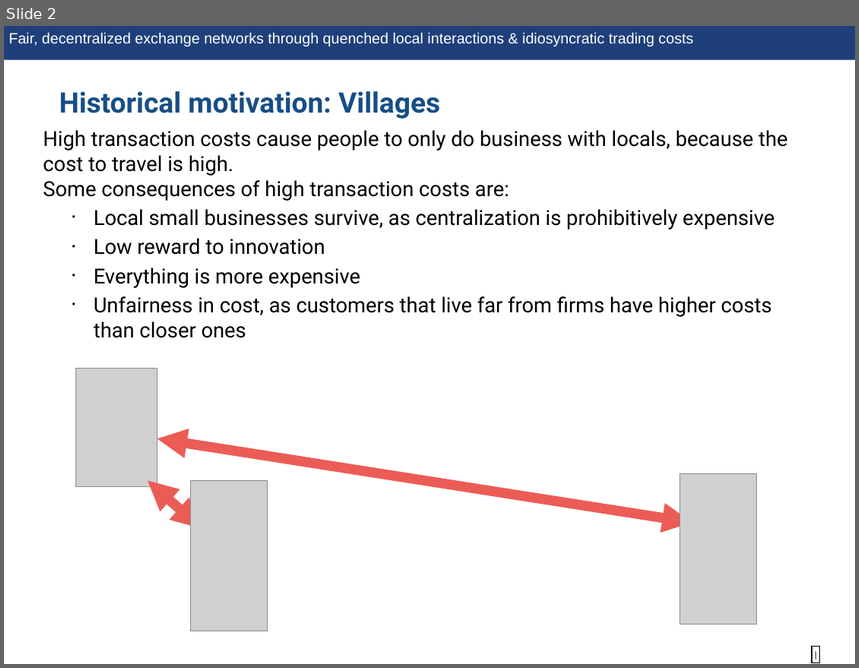
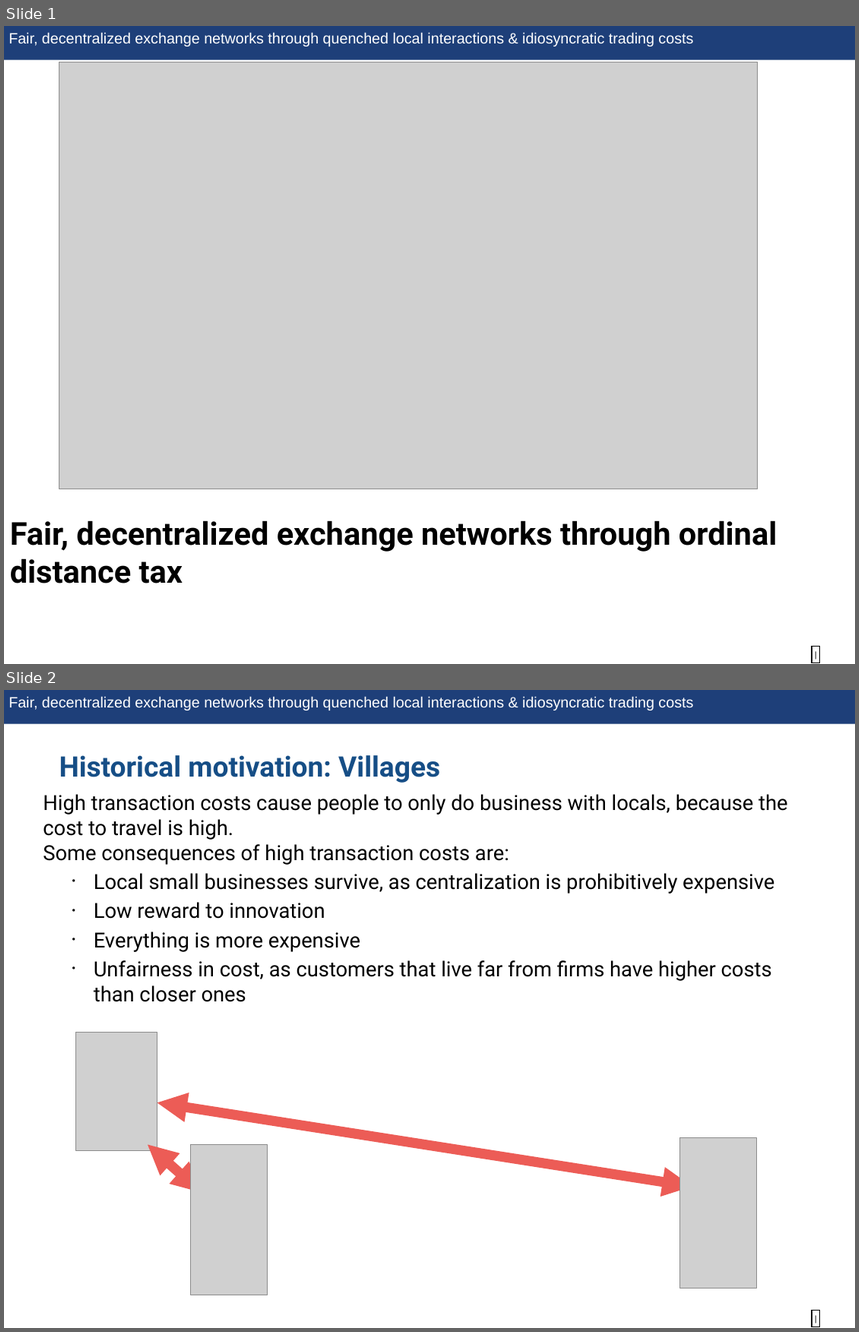
Before and after one commit to nate9799/KrepsScheinkmanModel, a slide deck: writing/talk/decentralization_tax_presentation.pptx. Shown one above the other, each under a label of ours: slide 2 before the commit, slides 1 and 2 after it. The pictures are 859x668 and 859x1332 pixels, drawn with LibreOffice and Linux fonts; fonts in the diff are those of the drawing; grey boxes stand for pictures. Boxes give left, top, right and bottom in pixels: in the first picture for what was removed or moved away, otherwise in the second. Text is boxed around its words. In the diff, an @@ line names an element or a change of style, - is before the commit and + after.

```diff
--- a/writing/talk/decentralization_tax_presentation.pptx
+++ b/writing/talk/decentralization_tax_presentation.pptx
@@ slide 1 added at (x1=4, y1=26, x2=855, y2=664), background #FFFFFF; not listed: 3 template elements that a slide beside it also shows @@
@@ picture added at (x1=59, y1=62, x2=758, y2=490) @@
@@ text added at (x1=10, y1=521, x2=777, y2=584), 38 pt, text #000000, bold @@
+Fair, decentralized exchange networks through ordinal distance tax
```
Also in this commit, not shown: 5 slides changed, 3 other slides added, 1 slide removed, 50 other files.
